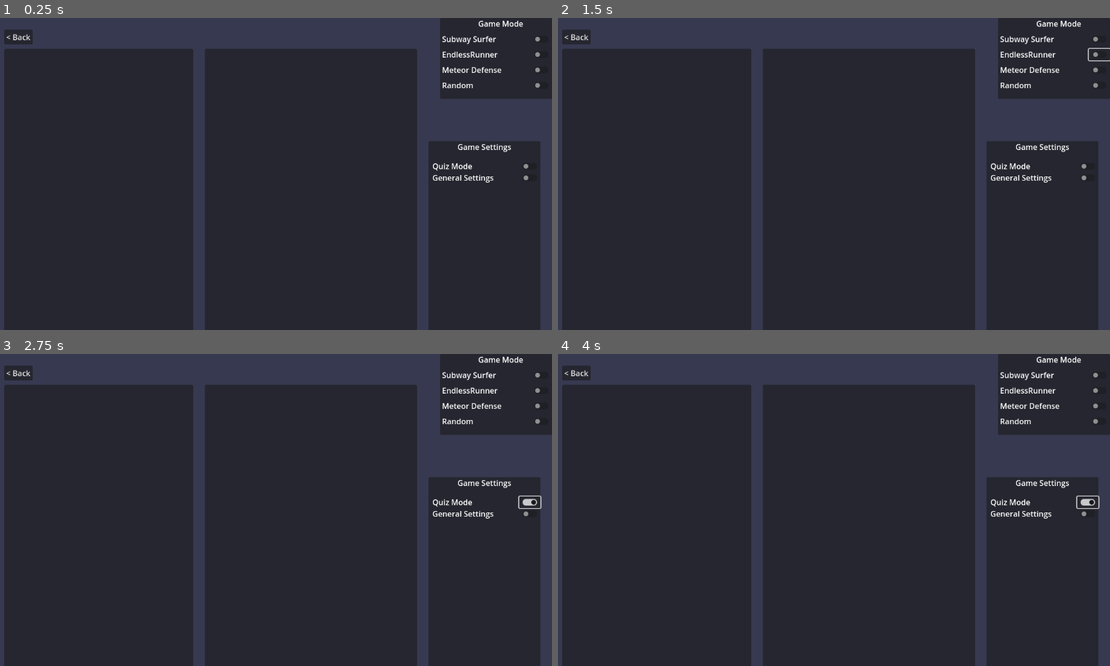
Above: before the commit, frames 1-4 (two rows, left to right).
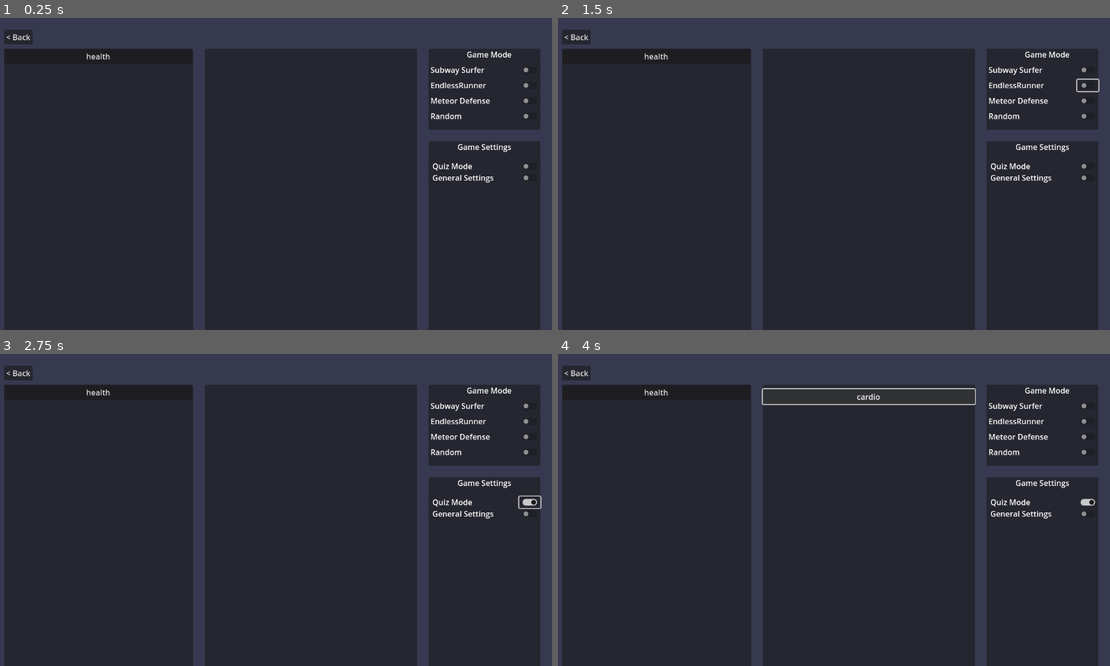
Above: after the commit, the same moments.

Repository: squidink7/SuperAF
Game: Godot game, scene res://scenes/ui/teacher_game_settings.tscn
The game is run twice, just before and just after one commit, with the same random seed, the same clock (stepped at 60 frames per second) and the same inputs. This scene is started directly instead of the project's main scene.
Inputs (mouse positions are in pixels of both pictures, inside the frame that each line leads up to):
- Up to frame 1 (0.25 s): no input
- Up to frame 2 (1.5 s): click "EndlessRunner" at 0.5 s; click "EndlessRunner" at 1.25 s
- Up to frame 3 (2.75 s): click (529, 503) at 2 s
- Up to frame 4 (4 s): click (657, 391) at 2.75 s, where only the run after the commit has a clickable "health"; click (867, 397) at 3.5 s, where only the run after the commit has a clickable "cardio"

The runs differ from the first frame. In frame 1, 5.0% of the frame differs, in the area x 15-100%, y 0-36%; in frame 2, 5.1%; in frame 3, 5.0%; in frame 4, 5.5%, in the area x 15-100%, y 0-50%.

Commit message:
Scroll box editing

Diff:
--- a/scenes/ui/student_page.tscn
+++ b/scenes/ui/student_page.tscn
@@ -150,6 +150,7 @@
 text = "Difficulty Setting"
 
 [node name="Difficulty1" type="CheckButton" parent="DifficultySelectPanel"]
+layout_mode = 0
 offset_left = -1.0
 offset_top = 15.0
 offset_right = 64.0
@@ -164,6 +165,7 @@
 text = "1"
 
 [node name="Difficulty2" type="CheckButton" parent="DifficultySelectPanel"]
+layout_mode = 0
 offset_left = 93.0
 offset_top = 15.0
 offset_right = 158.0
@@ -178,6 +180,7 @@
 text = "2"
 
 [node name="Difficulty3" type="CheckButton" parent="DifficultySelectPanel"]
+layout_mode = 0
 offset_left = 199.0
 offset_top = 16.0
 offset_right = 264.0
--- a/scenes/ui/teacher_game_settings.tscn
+++ b/scenes/ui/teacher_game_settings.tscn
@@ -1,4 +1,6 @@
-[gd_scene format=3 uid="uid://b416fgkhjpflw"]
+[gd_scene load_steps=2 format=3 uid="uid://b416fgkhjpflw"]
+
+[ext_resource type="Script" uid="uid://bnn47fifbdnkv" path="res://scenes/ui/teacher_game_settings.gd" id="1_17ptd"]
 
 [node name="TeacherGameSettings" type="Control"]
 layout_mode = 3
@@ -7,8 +9,10 @@
 anchor_bottom = 1.0
 grow_horizontal = 2
 grow_vertical = 2
+script = ExtResource("1_17ptd")
 
 [node name="TopicPanel" type="Panel" parent="."]
+layout_mode = 0
 offset_left = 16.0
 offset_top = 64.0
 offset_right = 408.0
@@ -18,26 +22,45 @@
 layout_mode = 0
 offset_right = 40.0
 offset_bottom = 40.0
+horizontal_scroll_mode = 0
 
 [node name="Topics" type="VBoxContainer" parent="TopicPanel/Topics"]
 unique_name_in_owner = true
+custom_minimum_size = Vector2(390, 0)
 layout_mode = 2
 
 [node name="Label" type="Label" parent="TopicPanel/Topics"]
 layout_mode = 2
 
 [node name="LessonPanel" type="Panel" parent="."]
+layout_mode = 0
 offset_left = 432.0
 offset_top = 64.0
 offset_right = 872.0
 offset_bottom = 664.0
 
-[node name="VBoxContainer" type="VBoxContainer" parent="LessonPanel"]
-layout_mode = 0
+[node name="Lessons" type="VBoxContainer" parent="LessonPanel"]
+layout_mode = 1
 offset_right = 440.0
 offset_bottom = 600.0
 
+[node name="Lessons" type="VBoxContainer" parent="LessonPanel/Lessons"]
+unique_name_in_owner = true
+layout_mode = 2
+
+[node name="LessonPreview" type="VBoxContainer" parent="LessonPanel/Lessons/Lessons"]
+unique_name_in_owner = true
+layout_mode = 2
+
+[node name="LessonText" type="Label" parent="LessonPanel/Lessons/Lessons"]
+unique_name_in_owner = true
+layout_mode = 2
+autowrap_mode = 2
+clip_text = true
+text_overrun_behavior = 4
+
 [node name="SettingsPanel" type="Panel" parent="."]
+layout_mode = 0
 offset_left = 896.0
 offset_top = 256.0
 offset_right = 1128.0
@@ -51,6 +74,7 @@
 horizontal_alignment = 1
 
 [node name="QuizMode" type="Label" parent="SettingsPanel"]
+layout_mode = 0
 offset_left = 8.0
 offset_top = 40.0
 offset_right = 128.0
@@ -58,11 +82,13 @@
 text = "Quiz Mode"
 
 [node name="QuizModeCheckButton" type="CheckButton" parent="SettingsPanel/QuizMode"]
+layout_mode = 0
 offset_left = 180.0
 offset_right = 224.0
 offset_bottom = 24.0
 
 [node name="GeneralSettings" type="Label" parent="SettingsPanel"]
+layout_mode = 0
 offset_left = 8.0
 offset_top = 64.0
 offset_right = 135.0
@@ -70,11 +96,13 @@
 text = "General Settings"
 
 [node name="GeneralSettingsCheckButton" type="CheckButton" parent="SettingsPanel/GeneralSettings"]
+layout_mode = 0
 offset_left = 180.0
 offset_right = 224.0
 offset_bottom = 24.0
 
 [node name="BackButton" type="Button" parent="."]
+layout_mode = 0
 offset_left = 16.0
 offset_top = 24.0
 offset_right = 75.0
@@ -86,8 +114,10 @@
 anchors_preset = 1
 anchor_left = 1.0
 anchor_right = 1.0
-offset_left = -232.0
-offset_bottom = 168.0
+offset_left = -256.0
+offset_top = 64.0
+offset_right = -24.0
+offset_bottom = 232.0
 grow_horizontal = 0
 
 [node name="GameModeSetting" type="Label" parent="GameModePanel"]
